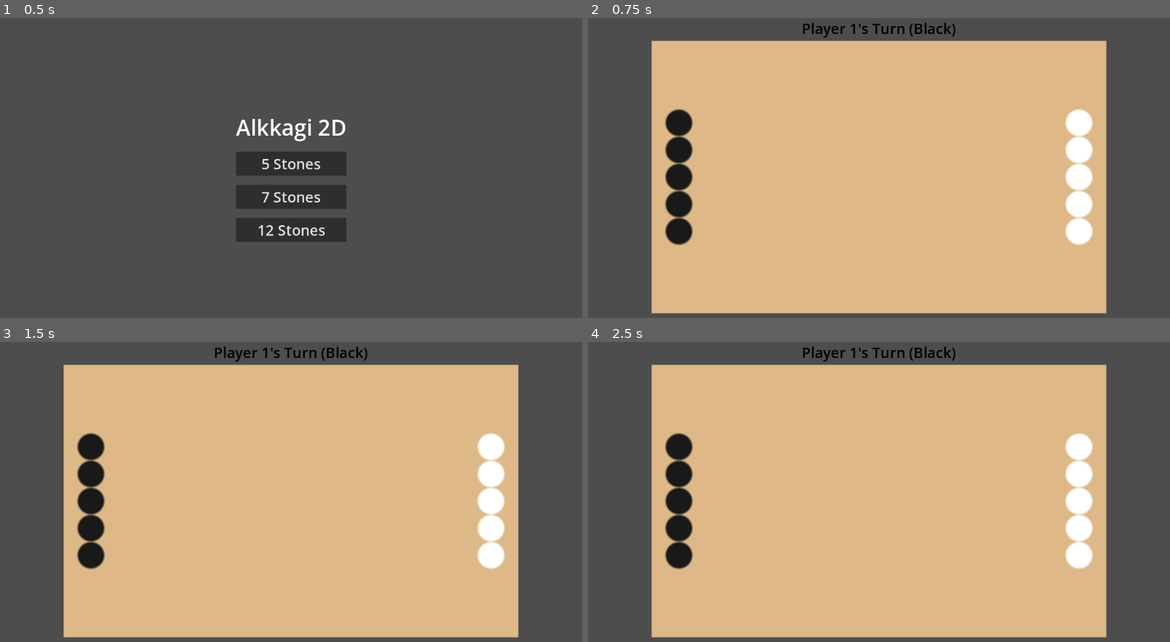
Above: before the commit, frames 1-4 (two rows, left to right).
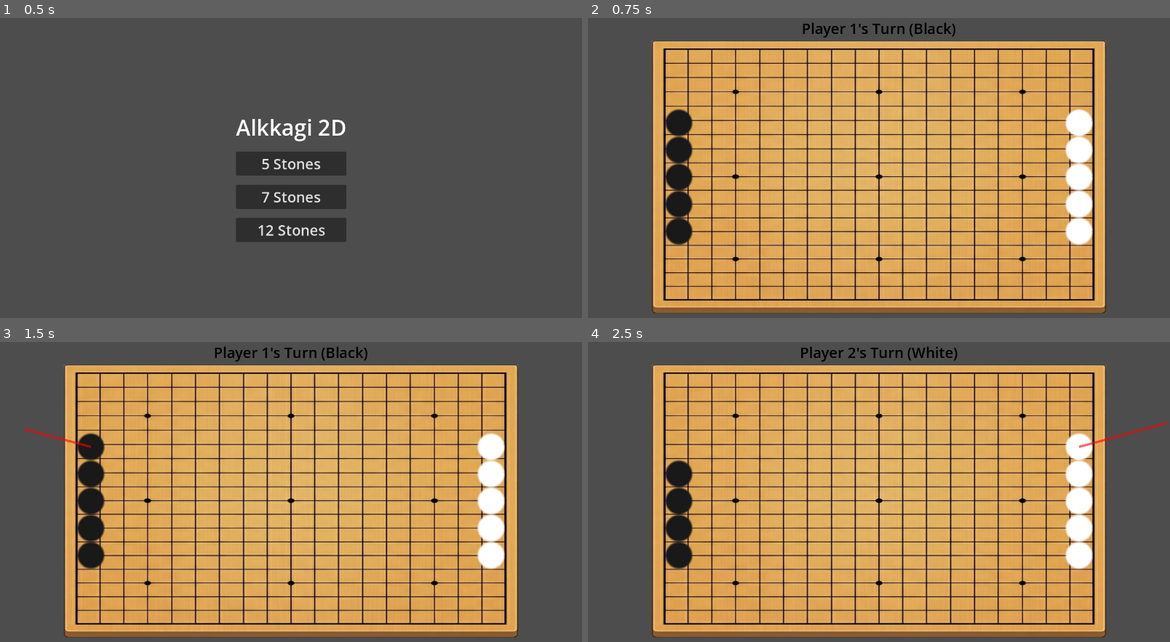
Above: after the commit, the same moments.

Repository: kimmb3217-droid/egg
Game: Godot game, scene res://MainMenu.tscn
Two runs of this game, one before a commit and one after it. Both use one fixed random seed, a clock stepped at 60 frames per second and the inputs below.
Inputs (mouse positions are in pixels of both pictures, inside the frame that each line leads up to):
- Up to frame 1 (0.5 s): no input
- Up to frame 2 (0.75 s): click "5 Stones" at 0.5 s
- Up to frame 3 (1.5 s): tap Enter at 1.25 s; drag from (93, 447) to (291, 501) at 1.27 s
- Up to frame 4 (2.5 s): drag from (1076, 447) to (879, 501) at 2.02 s

Frame 1 is identical in both runs. In frame 2, 64% of the frame differs, in the area x 10-90%, y 7-99%; in frame 3, 64%; in frame 4, 65%, in the area x 10-100%, y 1-99%.

Commit message:
바둑판 배경

Diff:
--- a/Game.tscn
+++ b/Game.tscn
@@ -2,6 +2,7 @@
 
 [ext_resource type="Script" path="res://GameManager.gd" id="1_scr"]
 [ext_resource type="PackedScene" path="res://Stone.tscn" id="2_stone"]
+[ext_resource type="Texture2D" path="res://image/바둑판.png" id="3_board"]
 
 [sub_resource type="RectangleShape2D" id="RectangleShape2D_bounds"]
 size = Vector2(1000, 600)
@@ -10,12 +11,13 @@
 script = ExtResource("1_scr")
 stone_scene = ExtResource("2_stone")
 
-[node name="BoardVisual" type="ColorRect" parent="."]
+[node name="BoardVisual" type="TextureRect" parent="."]
 offset_left = 140.0
 offset_top = 60.0
 offset_right = 1140.0
 offset_bottom = 660.0
-color = Color(0.870588, 0.721569, 0.529412, 1)
+texture = ExtResource("3_board")
+expand_mode = 1
 
 [node name="Bounds" type="Area2D" parent="."]
 position = Vector2(640, 360)
Binary file added: image/바둑판.png
